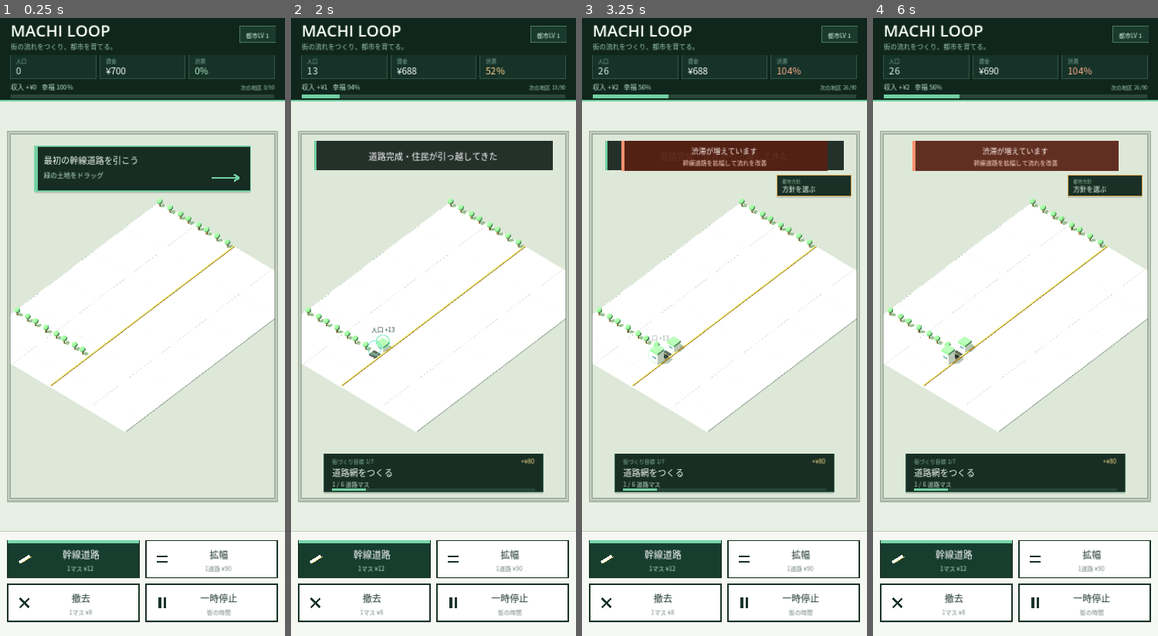
Above: before the commit, frames 1-4 (left to right).
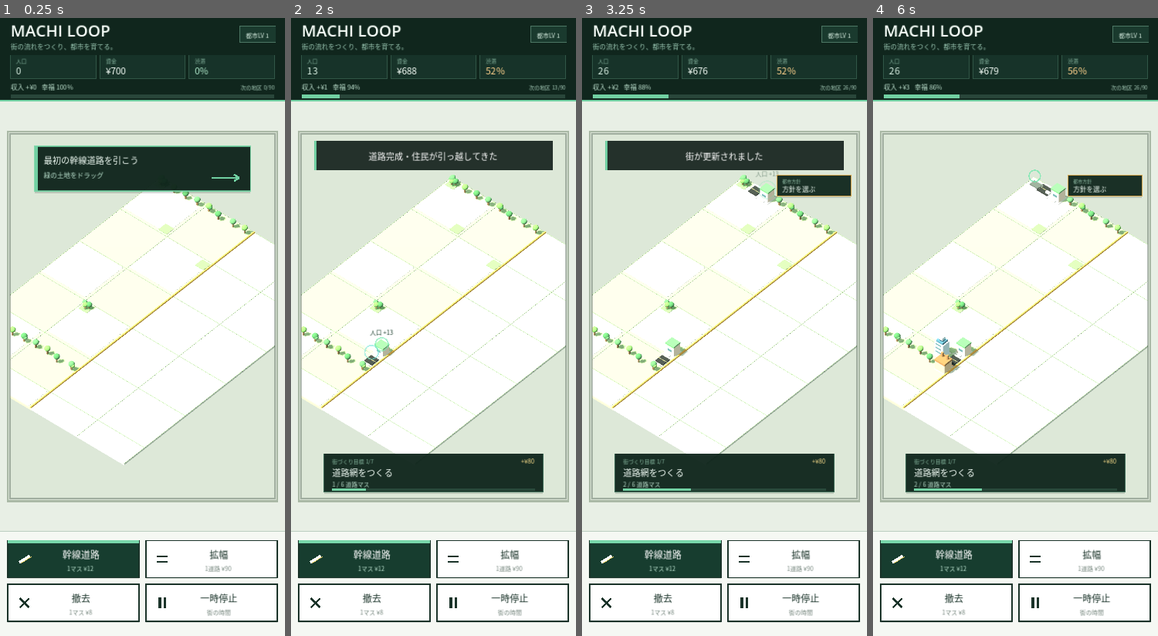
Above: after the commit, the same moments.

Repository: 48wr9f4wgp-lab/machi-loop
Game: Godot game, scene res://main.tscn
Same seed, same stepped clock (60 frames per second), same inputs: the game is played once before the commit and once after it.
Inputs (mouse positions are in pixels of both pictures, inside the frame that each line leads up to):
- Up to frame 1 (0.25 s): no input
- Up to frame 2 (2 s): tap Enter at 0.5 s; move the mouse to (496, 296) at 0.52 s; click (496, 296) at 0.67 s; tap Space at 1.25 s; drag from (376, 357) to (419, 450) at 1.27 s
- Up to frame 3 (3.25 s): move the mouse to (753, 191) at 2.02 s; click (753, 191) at 2.17 s; drag from (710, 450) to (639, 234) at 2.77 s
- Up to frame 4 (6 s): move the mouse to (1101, 419) at 3.52 s; click (1101, 419) at 3.67 s; drag from (930, 234) to (972, 172) at 4.27 s; tap Enter at 5 s; move the mouse to (1029, 327) at 5.02 s; click (1029, 327) at 5.17 s; tap Space at 5.75 s; drag from (972, 172) to (958, 357) at 5.77 s

The runs differ from the first frame. In frame 1, 9.9% of the frame differs, in the area x 3-97%, y 28-73%; in frame 2, 10%; in frame 3, 14%; in frame 4, 14%, in the area x 3-97%, y 8-77%.

Commit message:
MACHI LOOP v0.13 3D visual density pass (#18)
* feat: add v0.13 3D visual density pass

* feat: route game entry to v0.13 visual pass

* chore: bump version to 0.13 visual pass

Diff:
--- a/main.gd
+++ b/main.gd
@@ -1 +1 @@
-extends "res://main_v12_web3d.gd"
+extends "res://main_v13_visual.gd"
--- /dev/null
+++ b/main_v13_visual.gd
@@ -0,0 +1,214 @@
+extends "res://main_v12_web3d.gd"
+
+# MACHI LOOP v0.13 — first serious 3D visual pass.
+# Simulation, save data and input rules remain unchanged; this layer only improves rendering.
+
+func _v10_setup_renderer() -> void:
+    super._v10_setup_renderer()
+    if is_instance_valid(v10_camera):
+        v10_camera.size = 23.5
+        v10_camera.position = Vector3(13.5, 19.5, 15.5)
+        v10_camera.look_at(Vector3(0.0, 0.35, 0.0), Vector3.UP)
+        v10_camera.near = 0.08
+        v10_camera.far = 100.0
+    if is_instance_valid(v10_viewport) and v10_viewport.world_3d != null and v10_viewport.world_3d.environment != null:
+        var env: Environment = v10_viewport.world_3d.environment
+        env.background_color = Color("#BFD0BF")
+        env.ambient_light_color = Color("#C9DCCB")
+        env.ambient_light_energy = 0.62
+    _v10_sync_scene(true)
+
+func _v10_create_materials() -> void:
+    super._v10_create_materials()
+    v10_materials["ground"] = _v10_material(Color("#9FC28F"), 0.98)
+    v10_materials["ground_alt"] = _v10_material(Color("#AACB9A"), 0.98)
+    v10_materials["locked"] = _v10_material(Color("#C9D0C7"), 1.0)
+    v10_materials["grid"] = _v10_material(Color("#76906F"), 1.0)
+    v10_materials["arterial"] = _v10_material(Color("#2B3130"), 0.94)
+    v10_materials["local"] = _v10_material(Color("#56615E"), 0.95)
+    v10_materials["lane"] = _v10_material(Color("#F0D36C"), 0.78)
+    v10_materials["sidewalk"] = _v10_material(Color("#C7CEC4"), 0.98)
+    v10_materials["curb"] = _v10_material(Color("#A7B0A5"), 0.98)
+    v10_materials["grass_dark"] = _v10_material(Color("#84AC79"), 0.98)
+    v10_materials["grass_light"] = _v10_material(Color("#B4D19F"), 0.98)
+    v10_materials["home_wall_alt"] = _v10_material(Color("#E7D8C5"), 0.90)
+    v10_materials["home_roof_alt"] = _v10_material(Color("#CF765A"), 0.82)
+    v10_materials["commercial_dark"] = _v10_material(Color("#4F8098"), 0.46)
+    v10_materials["commercial_light"] = _v10_material(Color("#D1E7ED"), 0.44)
+    v10_materials["industrial_dark"] = _v10_material(Color("#9C754C"), 0.92)
+    v10_materials["roof_detail"] = _v10_material(Color("#66746D"), 0.90)
+    v10_materials["tree_leaf2"] = _v10_material(Color("#73A95F"), 0.98)
+    v10_materials["tree_leaf3"] = _v10_material(Color("#4C8A58"), 0.98)
+    v10_materials["park"] = _v10_material(Color("#7EAE73"), 0.98)
+
+func _v10_rebuild_static_city() -> void:
+    super._v10_rebuild_static_city()
+    if not is_instance_valid(v10_static_root):
+        return
+
+    # Parcel colour breaks up the large flat board and gives the city a miniature-diorama read.
+    for y: int in range(0, GRID_H, 4):
+        for x: int in range(0, unlocked_cols, 4):
+            if ((x / 4) + (y / 4)) % 2 != 0:
+                continue
+            var sx: float = minf(3.72, float(unlocked_cols - x) - 0.12)
+            var sz: float = minf(3.72, float(GRID_H - y) - 0.12)
+            if sx <= 0.1 or sz <= 0.1:
+                continue
+            var center: Vector3 = Vector3(
+                float(x) - float(GRID_W) * 0.5 + sx * 0.5 + 0.06,
+                0.004,
+                float(y) - float(GRID_H) * 0.5 + sz * 0.5 + 0.06
+            )
+            _v10_add_box(v10_static_root, center, Vector3(sx, 0.009, sz), v10_materials["ground_alt"] as Material, false)
+
+    # Small park/grass pads add visual anchors without changing simulation semantics.
+    for y: int in range(GRID_H):
+        for x: int in range(unlocked_cols):
+            if int(grid[y][x]) != Cell.EMPTY:
+                continue
+            var marker: int = abs(x * 37 + y * 53 + x * y * 11)
+            if marker % 41 == 0:
+                var p: Vector2i = Vector2i(x, y)
+                _v10_add_box(v10_static_root, _v10_world_position(p, 0.016), Vector3(0.72, 0.025, 0.72), v10_materials["park"] as Material, false)
+                if marker % 82 == 0:
+                    _v13_add_tree_cluster(p)
+
+func _v10_add_road(p: Vector2i, cell: int) -> void:
+    super._v10_add_road(p, cell)
+    var world: Vector3 = _v10_world_position(p, 0.052)
+    var horizontal: bool = _v04_is_road(p + Vector2i(1, 0)) or _v04_is_road(p + Vector2i(-1, 0))
+    var vertical: bool = _v04_is_road(p + Vector2i(0, 1)) or _v04_is_road(p + Vector2i(0, -1))
+    var road_half: float = 0.38 if cell == Cell.ARTERIAL else 0.29
+    var curb_offset: float = road_half + 0.07
+
+    if horizontal or not vertical:
+        _v10_add_box(v10_static_root, world + Vector3(0.0, -0.01, curb_offset), Vector3(0.96, 0.035, 0.10), v10_materials["sidewalk"] as Material, false)
+        _v10_add_box(v10_static_root, world + Vector3(0.0, -0.01, -curb_offset), Vector3(0.96, 0.035, 0.10), v10_materials["sidewalk"] as Material, false)
+    if vertical:
+        _v10_add_box(v10_static_root, world + Vector3(curb_offset, -0.01, 0.0), Vector3(0.10, 0.035, 0.96), v10_materials["sidewalk"] as Material, false)
+        _v10_add_box(v10_static_root, world + Vector3(-curb_offset, -0.01, 0.0), Vector3(0.10, 0.035, 0.96), v10_materials["sidewalk"] as Material, false)
+
+func _v10_add_building(p: Vector2i, cell: int) -> void:
+    var root: Node3D = Node3D.new()
+    root.position = _v10_world_position(p, 0.0)
+    root.name = "Building_%d_%d" % [p.x, p.y]
+    v10_static_root.add_child(root)
+    v10_building_nodes[_key(p)] = root
+
+    var seed: int = abs(p.x * 31 + p.y * 47 + cell * 13)
+    _v10_add_box(root, Vector3(0.0, 0.025, 0.0), Vector3(0.86, 0.05, 0.86), v10_materials["sidewalk"] as Material, false)
+
+    if cell == Cell.RESIDENTIAL:
+        _v13_add_residential(root, seed)
+    elif cell == Cell.COMMERCIAL:
+        _v13_add_commercial(root, seed)
+    else:
+        _v13_add_industrial(root, seed)
+
+func _v13_add_residential(root: Node3D, seed: int) -> void:
+    var variant: int = seed % 4
+    var wall: Material = v10_materials["home_wall"] as Material if variant % 2 == 0 else v10_materials["home_wall_alt"] as Material
+    var roof: Material = v10_materials["home_roof"] as Material if variant < 2 else v10_materials["home_roof_alt"] as Material
+
+    if variant == 0:
+        _v10_add_box(root, Vector3(-0.13, 0.36, 0.0), Vector3(0.52, 0.66, 0.64), wall)
+        _v10_add_box(root, Vector3(-0.13, 0.73, 0.0), Vector3(0.58, 0.12, 0.70), roof)
+        _v10_add_box(root, Vector3(0.24, 0.23, 0.15), Vector3(0.20, 0.40, 0.28), wall)
+    elif variant == 1:
+        _v10_add_box(root, Vector3(0.0, 0.43, 0.0), Vector3(0.68, 0.80, 0.62), wall)
+        _v10_add_box(root, Vector3(0.0, 0.87, 0.0), Vector3(0.72, 0.10, 0.66), roof)
+        _v10_add_box(root, Vector3(0.0, 0.46, 0.321), Vector3(0.32, 0.15, 0.018), v10_materials["window"] as Material, false)
+    elif variant == 2:
+        _v10_add_box(root, Vector3(0.0, 0.31, -0.12), Vector3(0.72, 0.56, 0.42), wall)
+        _v10_add_box(root, Vector3(0.0, 0.63, -0.12), Vector3(0.77, 0.12, 0.47), roof)
+        _v10_add_box(root, Vector3(-0.20, 0.24, 0.24), Vector3(0.24, 0.42, 0.24), wall)
+        _v10_add_box(root, Vector3(0.21, 0.18, 0.25), Vector3(0.22, 0.30, 0.20), wall)
+    else:
+        _v10_add_box(root, Vector3(-0.17, 0.40, 0.0), Vector3(0.36, 0.74, 0.66), wall)
+        _v10_add_box(root, Vector3(0.20, 0.30, 0.02), Vector3(0.30, 0.54, 0.58), wall)
+        _v10_add_box(root, Vector3(-0.17, 0.80, 0.0), Vector3(0.42, 0.10, 0.72), roof)
+        _v10_add_box(root, Vector3(0.20, 0.59, 0.02), Vector3(0.36, 0.10, 0.64), roof)
+
+    _v10_add_box(root, Vector3(0.0, 0.055, 0.38), Vector3(0.24, 0.03, 0.28), v10_materials["curb"] as Material, false)
+
+func _v13_add_commercial(root: Node3D, seed: int) -> void:
+    var variant: int = seed % 4
+    var h: float = 1.30 + float(seed % 5) * 0.23
+    var body: Material = v10_materials["commercial"] as Material if variant % 2 == 0 else v10_materials["commercial_light"] as Material
+    var trim: Material = v10_materials["commercial_dark"] as Material
+
+    if variant == 0:
+        _v10_add_box(root, Vector3(0.0, h * 0.5 + 0.04, 0.0), Vector3(0.70, h, 0.70), body)
+        _v10_add_box(root, Vector3(0.0, h + 0.10, 0.0), Vector3(0.76, 0.16, 0.76), trim)
+    elif variant == 1:
+        _v10_add_box(root, Vector3(-0.15, h * 0.46, 0.0), Vector3(0.43, h * 0.88, 0.68), body)
+        _v10_add_box(root, Vector3(0.20, h * 0.34, 0.02), Vector3(0.28, h * 0.64, 0.58), trim)
+    elif variant == 2:
+        _v10_add_box(root, Vector3(0.0, h * 0.43, 0.0), Vector3(0.74, h * 0.82, 0.62), body)
+        _v10_add_box(root, Vector3(0.0, h * 0.86, 0.0), Vector3(0.54, 0.24, 0.48), trim)
+        _v10_add_box(root, Vector3(0.0, h + 0.12, 0.0), Vector3(0.32, 0.18, 0.30), body)
+    else:
+        _v10_add_box(root, Vector3(0.0, h * 0.50, 0.0), Vector3(0.62, h, 0.62), trim)
+        _v10_add_box(root, Vector3(0.0, h * 0.50, 0.315), Vector3(0.47, h * 0.82, 0.018), body, false)
+
+    for band: int in range(3):
+        var wy: float = 0.38 + float(band) * minf(0.42, h / 4.0)
+        if wy < h - 0.12:
+            _v10_add_box(root, Vector3(0.0, wy, 0.356), Vector3(0.44, 0.08, 0.016), v10_materials["window"] as Material, false)
+
+func _v13_add_industrial(root: Node3D, seed: int) -> void:
+    var variant: int = seed % 3
+    var h: float = 0.60 + float(seed % 4) * 0.12
+    var body: Material = v10_materials["industrial"] as Material
+    var dark: Material = v10_materials["industrial_dark"] as Material
+
+    _v10_add_box(root, Vector3(0.0, h * 0.5 + 0.04, 0.0), Vector3(0.82, h, 0.74), body)
+    _v10_add_box(root, Vector3(0.0, h + 0.08, 0.0), Vector3(0.86, 0.14, 0.78), dark)
+    if variant == 0:
+        _v10_add_box(root, Vector3(0.24, h + 0.31, -0.19), Vector3(0.15, 0.48, 0.15), dark)
+        _v10_add_box(root, Vector3(-0.21, h + 0.20, 0.17), Vector3(0.24, 0.24, 0.20), v10_materials["roof_detail"] as Material)
+    elif variant == 1:
+        _v10_add_box(root, Vector3(-0.23, h + 0.27, -0.16), Vector3(0.13, 0.40, 0.13), dark)
+        _v10_add_box(root, Vector3(0.20, h + 0.27, -0.16), Vector3(0.13, 0.40, 0.13), dark)
+    else:
+        _v10_add_box(root, Vector3(0.0, h + 0.20, 0.0), Vector3(0.46, 0.24, 0.36), v10_materials["roof_detail"] as Material)
+        _v10_add_box(root, Vector3(0.26, h + 0.32, -0.18), Vector3(0.12, 0.48, 0.12), dark)
+
+func _v10_add_tree(p: Vector2i) -> void:
+    var root: Node3D = Node3D.new()
+    var seed: int = abs(p.x * 19 + p.y * 43)
+    var jitter_x: float = (float(seed % 5) - 2.0) * 0.045
+    var jitter_z: float = (float((seed / 5) % 5) - 2.0) * 0.045
+    root.position = _v10_world_position(p, 0.0) + Vector3(jitter_x, 0.0, jitter_z)
+    v10_static_root.add_child(root)
+    _v10_add_box(root, Vector3(0.0, 0.18, 0.0), Vector3(0.085, 0.36, 0.085), v10_materials["tree_trunk"] as Material)
+    _v13_add_leaf(root, Vector3(0.0, 0.48, 0.0), 0.22, seed % 3)
+    if seed % 4 == 0:
+        _v13_add_leaf(root, Vector3(0.12, 0.42, 0.02), 0.16, (seed + 1) % 3)
+
+func _v13_add_tree_cluster(p: Vector2i) -> void:
+    var base: Vector3 = _v10_world_position(p, 0.0)
+    for i: int in range(3):
+        var root: Node3D = Node3D.new()
+        root.position = base + Vector3(-0.20 + float(i) * 0.19, 0.0, 0.08 * float((i % 2) * 2 - 1))
+        v10_static_root.add_child(root)
+        _v10_add_box(root, Vector3(0.0, 0.13, 0.0), Vector3(0.07, 0.26, 0.07), v10_materials["tree_trunk"] as Material)
+        _v13_add_leaf(root, Vector3(0.0, 0.36, 0.0), 0.17 + float(i) * 0.018, i % 3)
+
+func _v13_add_leaf(parent: Node3D, position: Vector3, radius: float, variant: int) -> void:
+    var crown: SphereMesh = SphereMesh.new()
+    crown.radius = radius
+    crown.height = radius * 1.75
+    crown.radial_segments = 8
+    crown.rings = 4
+    var leaves: MeshInstance3D = MeshInstance3D.new()
+    leaves.mesh = crown
+    var key: String = "tree_leaf"
+    if variant == 1:
+        key = "tree_leaf2"
+    elif variant == 2:
+        key = "tree_leaf3"
+    leaves.material_override = v10_materials[key] as Material
+    leaves.position = position
+    parent.add_child(leaves)
Not shown, changed: VERSION
